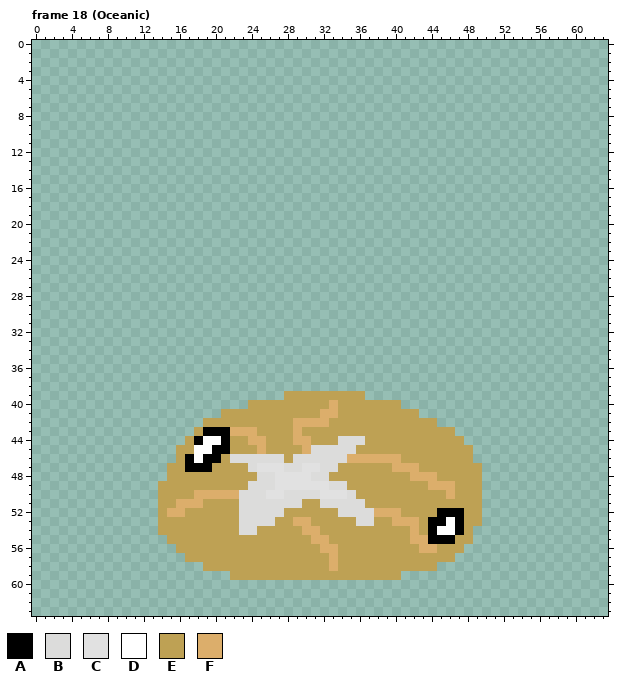
Two states of a pixel-art file, Sprites/Enemies/enemies.aseprite. Above, as it was before the edit.
64x64 pixels, 31 frames. Colours within 5 levels of each other are drawn and written as one. Shown: frame 18 (Oceanic). The commit also changed other frames, which this record leaves out.
Palette (. is transparent): A #000000  B #dcdcdb  C #e1e1e1  D #ffffff  E #bea154  F #dcae6b
The same view after the edit:
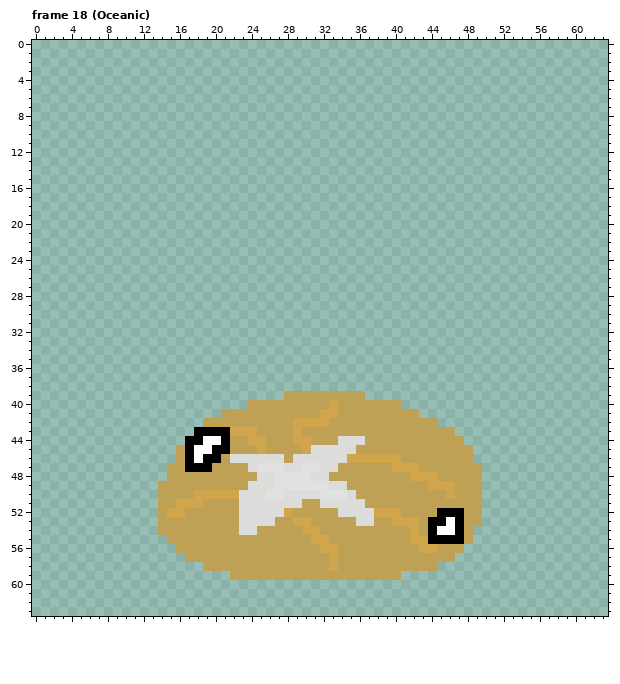
What changed:
{"colour":"F","old":"#dcae6b","new":"#d0a54c"}
{"where": "frame 18 (Oceanic), layer \"Enemies\""}
{"frame":18,"y":43,"x":18,"old":"E","new":"A"}
{"frame":18,"y":44,"x":17,"old":"E","new":"A"}
{"frame":18,"y":45,"x":17,"old":"E","new":"A"}
{"frame":18,"y":52,"x":28,"old":"E","new":"F"}
{"frame":18,"y":55,"x":47,"old":"E","new":"A"}
{"label":"changed","picture_box":[167,400,464,571]}
